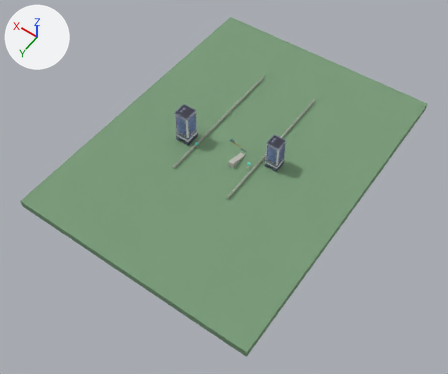
One commit to the OBJ model Games/GuruttoWorld/Assets/Models/Sunrise/BlockBatches/Street-2.obj: the scene before it, then after it.
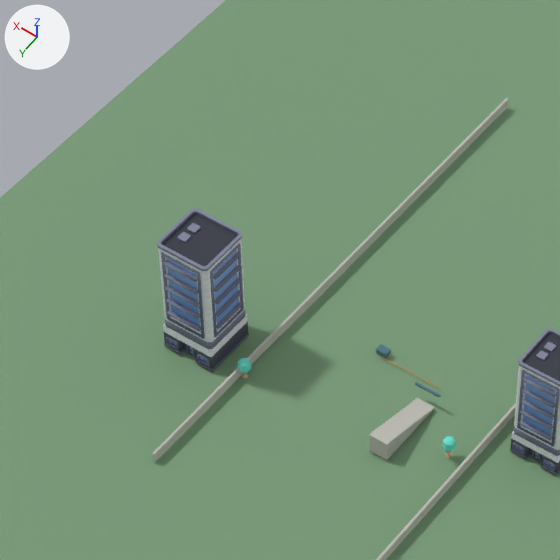
Old and new are each drawn whole from a 50 mm camera at (-161.0, 301.2, 327.1) aimed at (-7.6, 86.3, -10.5) and again close up on the part from 30% to 62% of the width and 14% to 52% of the height. The axes (+X, +Y, +Z) are drawn at upper left. The lights are the same throughout. The last two pictures show the newer version. Where no turn or scale is listed for an object, it has been applied to the vertices. Vertices at exactly the same position are counted once.

Names of what the first close-up shows: 'Street-2'.
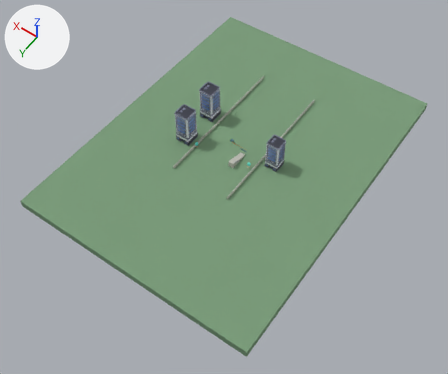
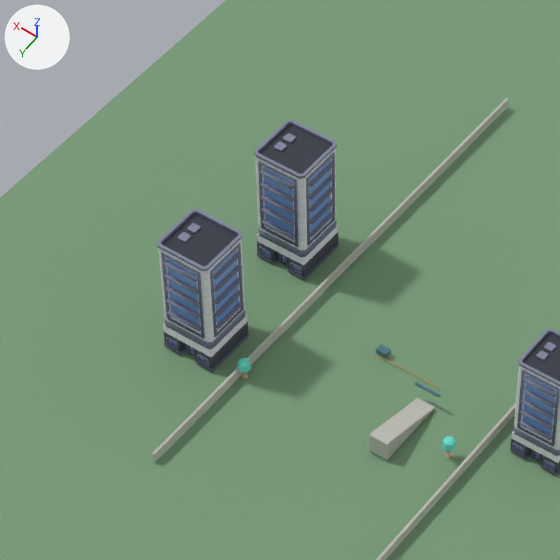
Changed parts and their boxes [x1, y1, x2, y2] in the close-ups (560 x 560 px):
part 1 of me_street_2, added: after [276, 251, 289, 268]
part 2 of me_street_2, added: after [274, 142, 287, 152]
part 3 of me_street_2, added: after [283, 133, 296, 143]
part 4 of me_street_2, added: after [259, 170, 294, 189]
part 5 of me_street_2, added: after [260, 182, 294, 202]
part 6 of me_street_2, added: after [261, 207, 295, 227]
part 7 of me_street_2, added: after [261, 220, 295, 239]
part 8 of me_street_2, added: after [260, 195, 294, 215]
part 9 of me_street_2, added: after [309, 162, 335, 187]
part 10 of me_street_2, added: after [309, 174, 335, 200]
part 11 of me_street_2, added: after [310, 199, 335, 224]
part 12 of me_street_2, added: after [310, 211, 336, 237]
part 13 of me_street_2, added: after [309, 187, 335, 212]
part 14 of me_street_2, added: after [254, 120, 339, 280]

The edits, one by one:
me_street_2 is used by ob_street_2; location (0.0, 0.0, 0.0).
me_street_2 had 2127 vertices, 3096 faces and spanned x -90.0..90.0, y -60.0..180.0, z -7.0..26.0.
me_street_2 now has 3012 vertices, 4388 faces and spans x -90.0..90.0, y -60.0..180.0, z -7.0..26.0.
me_street_2 part 1: the loose piece of 45 vertices spanning x 33.0..37.0, y 70.0..77.0, z 0.0..4.0 is copied, and the copy is moved by (0.0, -28.0, 0.0); it spans x 33.0..37.0, y 42.0..49.0, z 0.0..4.0.
me_street_2 part 2: the loose piece of 16 vertices spanning x 37.0..39.0, y 69.0..71.0, z 25.0..26.0 is copied, and the copy is moved by (0.0, -25.0, 0.0); it spans x 37.0..39.0, y 44.0..46.0, z 25.0..26.0.
me_street_2 part 3: the loose piece of 16 vertices spanning x 37.0..39.0, y 69.0..71.0, z 25.0..26.0 is copied, and the copy is moved by (0.0, -28.0, 0.0); it spans x 37.0..39.0, y 41.0..43.0, z 25.0..26.0.
me_street_2 part 4: the loose piece of 8 vertices spanning x 31.0..39.0, y 66.0..67.0, z 22.0..23.0 is copied, and the copy is turned 180 degrees about the z axis through its middle, then moved by (0.0, -16.0, 0.0); it spans x 31.0..39.0, y 49.0..50.0, z 22.0..23.0.
me_street_2 part 5: the loose piece of 8 vertices spanning x 31.0..39.0, y 66.0..67.0, z 19.0..20.0 is copied, and the copy is turned 180 degrees about the z axis through its middle, then moved by (0.0, -16.0, 0.0); it spans x 31.0..39.0, y 49.0..50.0, z 19.0..20.0.
me_street_2 part 6: the loose piece of 8 vertices spanning x 31.0..39.0, y 66.0..67.0, z 13.0 is copied, and the copy is turned 180 degrees about the z axis through its middle, then moved by (0.0, -16.0, 0.0); it spans x 31.0..39.0, y 49.0..50.0, z 13.0.
me_street_2 part 7: the loose piece of 8 vertices spanning x 31.0..39.0, y 66.0..67.0, z 10.0 is copied, and the copy is turned 180 degrees about the z axis through its middle, then moved by (0.0, -16.0, 0.0); it spans x 31.0..39.0, y 49.0..50.0, z 10.0.
me_street_2 part 8: the loose piece of 8 vertices spanning x 31.0..39.0, y 66.0..67.0, z 16.0..17.0 is copied, and the copy is turned 180 degrees about the z axis through its middle, then moved by (0.0, -16.0, 0.0); it spans x 31.0..39.0, y 49.0..50.0, z 16.0..17.0.
me_street_2 part 9: the loose piece of 8 vertices spanning x 29.0..30.0, y 68.0..76.0, z 22.0..23.0 is copied, and the copy is moved by (0.0, -28.0, 0.0); it spans x 29.0..30.0, y 40.0..48.0, z 22.0..23.0.
me_street_2 part 10: the loose piece of 8 vertices spanning x 29.0..30.0, y 68.0..76.0, z 19.0..20.0 is copied, and the copy is moved by (0.0, -28.0, 0.0); it spans x 29.0..30.0, y 40.0..48.0, z 19.0..20.0.
me_street_2 part 11: the loose piece of 8 vertices spanning x 29.0..30.0, y 68.0..76.0, z 13.0 is copied, and the copy is moved by (0.0, -28.0, 0.0); it spans x 29.0..30.0, y 40.0..48.0, z 13.0.
me_street_2 part 12: the loose piece of 8 vertices spanning x 29.0..30.0, y 68.0..76.0, z 10.0 is copied, and the copy is moved by (0.0, -28.0, 0.0); it spans x 29.0..30.0, y 40.0..48.0, z 10.0.
me_street_2 part 13: the loose piece of 8 vertices spanning x 29.0..30.0, y 68.0..76.0, z 16.0..17.0 is copied, and the copy is moved by (0.0, -28.0, 0.0); it spans x 29.0..30.0, y 40.0..48.0, z 16.0..17.0.
me_street_2 part 14: 596 vertices added at x 29.0..41.0, y 38.0..50.0, z 0.0..26.0.
Other edits to the shape of me_street_2 do not show in these pictures.
